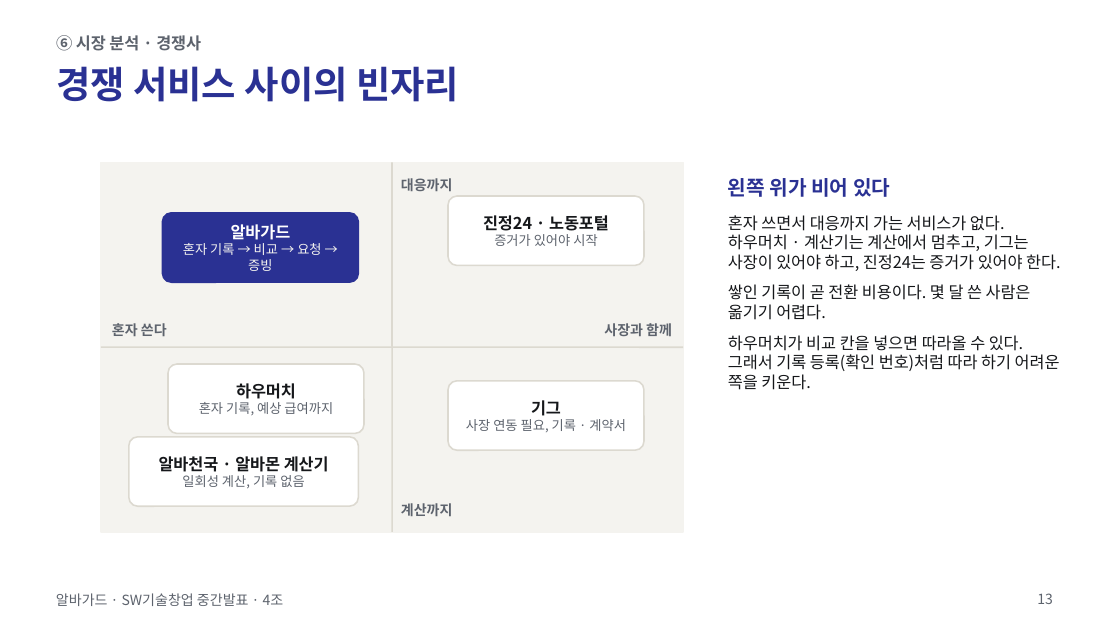
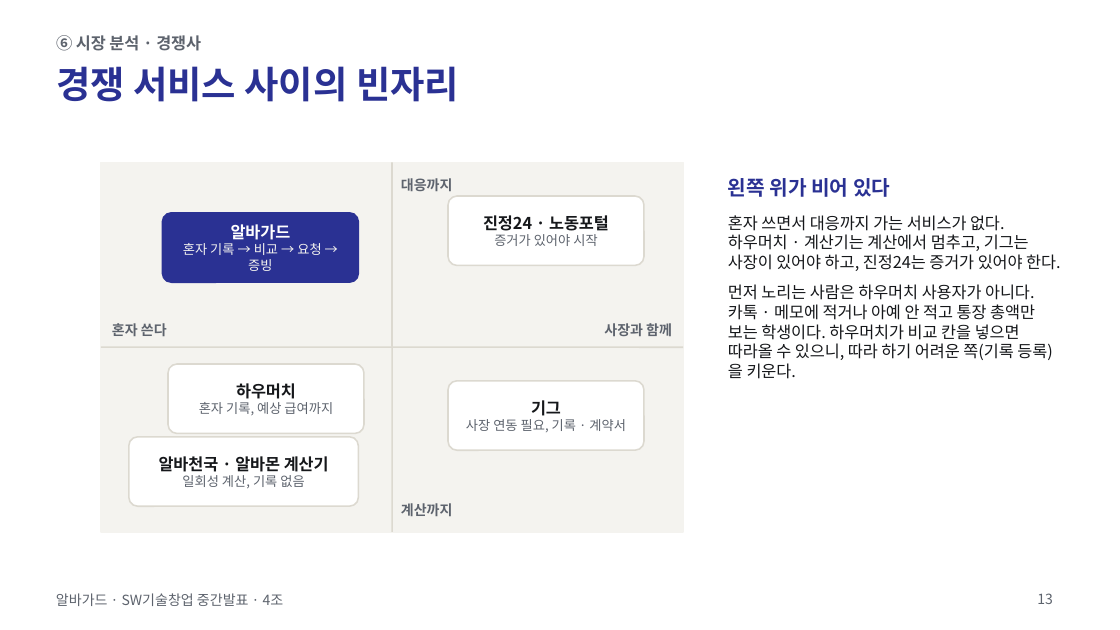
Before and after one commit to jihooni217/albaguard, a slide deck: slide 13 of docs/06_중간발표_PPT.pptx. Drawn at 1120x630 pixels with LibreOffice and Linux fonts; fonts in the diff are those of the drawing. Boxes give left, top, right and bottom in pixels: in the first picture for what was removed or moved away, otherwise in the second. Text is boxed around its words. In the diff, an @@ line names an element or a change of style, - is before the commit and + after.

```diff
--- a/docs/06_중간발표_PPT.pptx
+++ b/docs/06_중간발표_PPT.pptx
@@ text at (x1=728, y1=284, x2=1052, y2=379): text changed @@
-쌓인 기록이 곧 전환 비용이다. 몇 달 쓴 사람은 옮기기 어렵다.
-하우머치가 비교 칸을 넣으면 따라올 수 있다. 그래서 기록 등록(확인 번호)처럼 따라 하기 어려운 쪽을 키운다.
+먼저 노리는 사람은 하우머치 사용자가 아니다. 카톡 · 메모에 적거나 아예 안 적고 통장 총액만 보는 학생이다. 하우머치가 비교 칸을 넣으면 따라올 수 있으니, 따라 하기 어려운 쪽(기록 등록)을 키운다.
```
Also in this commit, not shown: 14 other slides changed, 2 slides added, 1 slide removed, 12 other files.
